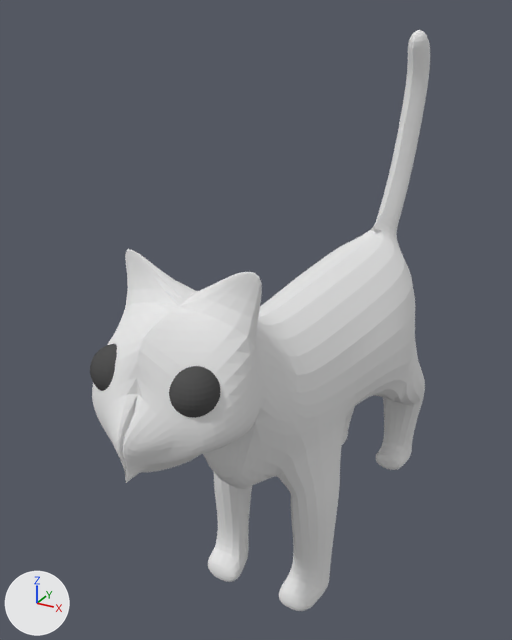
An edit to the Blender file development/graphics/creatures/cat/cat.blend, drawn before and after from the same camera.
Camera for both pictures: a 50 mm lens placed at (1.26, -2.85, 2.57), pointed at (-0.21, -0.17, 1.22). The lights are fixed; the arrows at lower left show +X, +Y and +Z.

Names of what the first picture shows: 'Cat', 'eye', 'eye.001'.
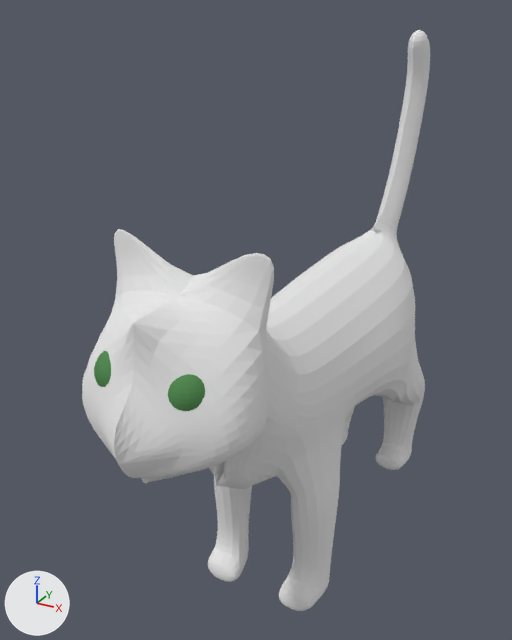
Location of each change, [x1, y1, x2, y2] in pixels of the pictures (512 x 640 px; the box of a moved part takes in the faces that stretch with it):
'Cat', reshaped
    before: [92, 30, 430, 611]
    after: [82, 30, 430, 611]
'eye', recoloured, moved (grey to green)
    before: [169, 366, 220, 418]
    after: [168, 374, 205, 411]
'eye.001', recoloured, moved (grey to green)
    before: [90, 344, 117, 391]
    after: [94, 351, 111, 387]
part 1 of me_cube_007, moved or reshaped
    before: [92, 249, 307, 483]
    after: [82, 229, 308, 486]

The change, as a diff of the scene's bpy script:
```diff
--- a/development/graphics/creatures/cat/cat.blend.py
+++ b/development/graphics/creatures/cat/cat.blend.py
@@ mat_eyematerial @@
 mat_eyematerial = diffuse_material('eyeMaterial')
-mat_eyematerial.base_color = (0.0867, 0.0867, 0.0867)  # dark grey #535353
+mat_eyematerial.base_color = (0.0916, 0.26, 0.0893)  # green #558b54
@@ me_cube_007 @@
 me_cube_007.from_pydata(...)  # 133 vertices, 135 faces; spans x 0.0..1.72, y -4.89..3.33, z -3.15..4.73
 # used by ob_cat; location = (0.02, 0.237, 0.99); scale = (0.258, 0.352, 0.321)
+# me_cube_007 part 1: 37 of 133 vertices moved; they spanned x 0.0..1.17, y -4.89..-3.05, z 0.22..2.68 and now span x 0.0..1.39, y -4.89..-3.05, z 0.0..2.9; mean shift (0.06, 0.01, -0.01); largest move (0.0, -4.76, 0.66) -> (0.0, -4.4, 0.63)
 me_cube_007.materials.append(mat_dillytexture)
@@ ob_eye_001 @@
 ob_eye_001 = bpy.data.objects.new('eye.001', me_sphere_001)
-ob_eye_001.location = (-0.132, -1.261, 1.484)
+ob_eye_001.location = (-0.114, -1.261, 1.484)
 ob_eye_001.scale = (0.0849, 0.0849, 0.0849)
@@ ob_eye @@
 ob_eye = bpy.data.objects.new('eye', me_sphere)
-ob_eye.location = (0.172, -1.261, 1.484)
+ob_eye.location = (0.153, -1.261, 1.484)
 ob_eye.scale = (0.0849, 0.0849, 0.0849)
```
